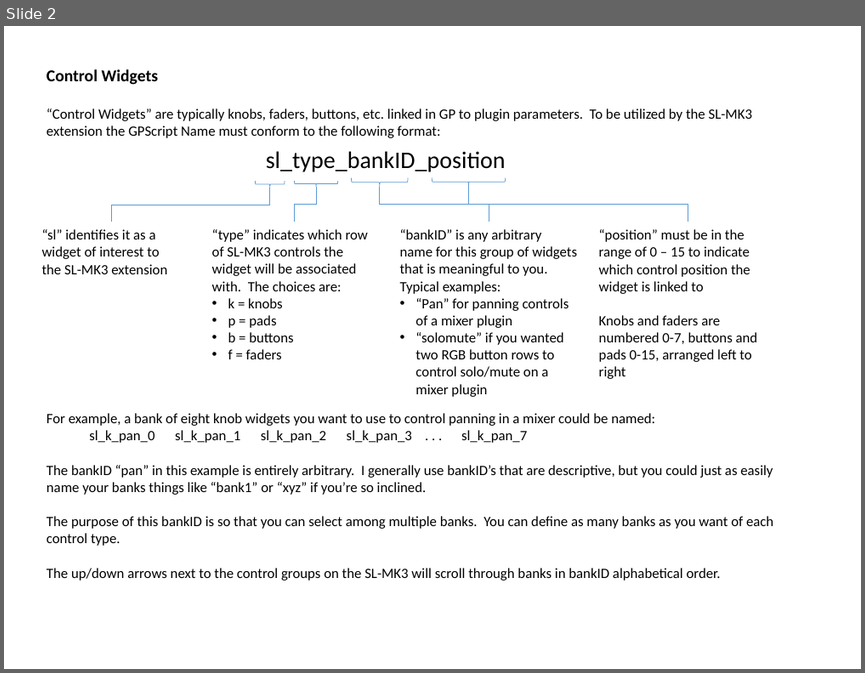
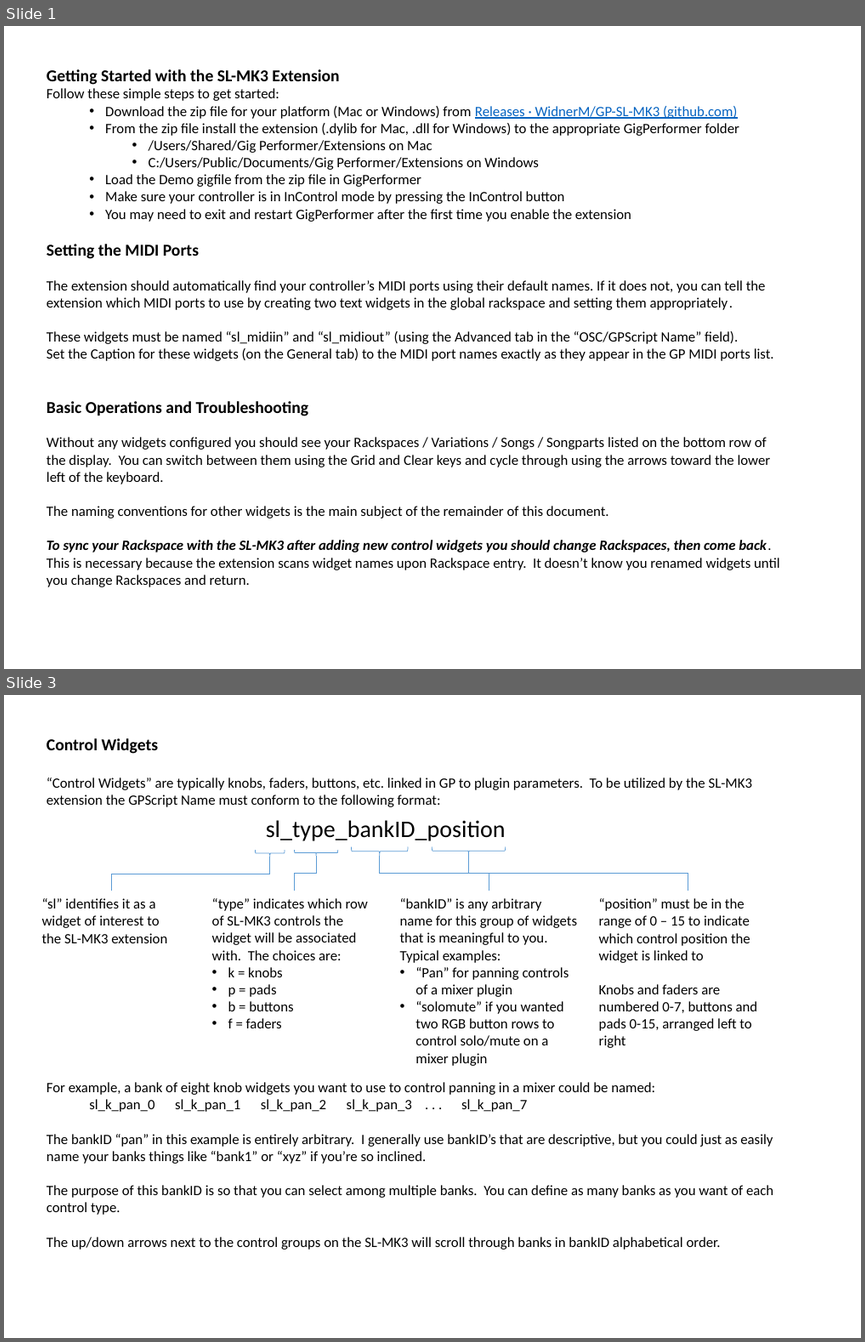
Before and after one commit to WidnerM/GP-SL-MK3, a slide deck: SL-MK3 Extension.pptx. Shown one above the other, each under a label of ours: slide 2 before the commit, slides 1 and 3 after it; the slides between them are not shown. The pictures are 865x673 and 865x1342 pixels, drawn with LibreOffice and Linux fonts; fonts in the diff are those of the drawing. Boxes give left, top, right and bottom in pixels: in the first picture for what was removed or moved away, otherwise in the second. Text is boxed around its words. In the diff, an @@ line names an element or a change of style, - is before the commit and + after.

Commit message:
Mac port name update, doc update

```diff
--- a/SL-MK3 Extension.pptx
+++ b/SL-MK3 Extension.pptx
@@ slide 1 added at bbox=[4, 26, 861, 669], background #FFFFFF @@
@@ text added at bbox=[46, 69, 780, 587], 12 pt, text #000000 @@
+Getting Started with the SL-MK3 Extension
+Follow these simple steps to get started:
+  • Download the zip file for your platform (Mac or Windows) from Releases · WidnerM/GP-SL-MK3 (github.com)
+  • From the zip file install the extension (.dylib for Mac, .dll for Windows) to the appropriate GigPerformer folder
+    • /Users/Shared/Gig Performer/Extensions on Mac
+    • C:/Users/Public/Documents/Gig Performer/Extensions on Windows
+  • Load the Demo gigfile from the zip file in GigPerformer
+  • Make sure your controller is in InControl mode by pressing the InControl button
+  • You may need to exit and restart GigPerformer after the first time you enable the extension
+Setting the MIDI Ports
+The extension should automatically find your controller’s MIDI ports using their default names. If it does not, you can tell the extension which MIDI ports to use by creating two text widgets in the global rackspace and setting them appropriately.
+These widgets must be named “sl_midiin” and “sl_midiout” (using the Advanced tab in the “OSC/GPScript Name” field).
+Set the Caption for these widgets (on the General tab) to the MIDI port names exactly as they appear in the GP MIDI ports list.
+Basic Operations and Troubleshooting
+Without any widgets configured you should see your Rackspaces / Variations / Songs / Songparts listed on the bottom row of the display. You can switch between them using the Grid and Clear keys and cycle through using the arrows toward the lower left of the keyboard.
+The naming conventions for other widgets is the main subject of the remainder of this document.
+To sync your Rackspace with the SL-MK3 after adding new control widgets you should change Rackspaces, then come back. This is necessary because the extension scans widget names upon Rackspace entry. It doesn’t know you renamed widgets until you change Rackspaces and return.
@@ what was slide 2 is now slide 3 @@
```
Also in this commit, not shown: 5 slides changed, 1 other slide added, 4 other files.
